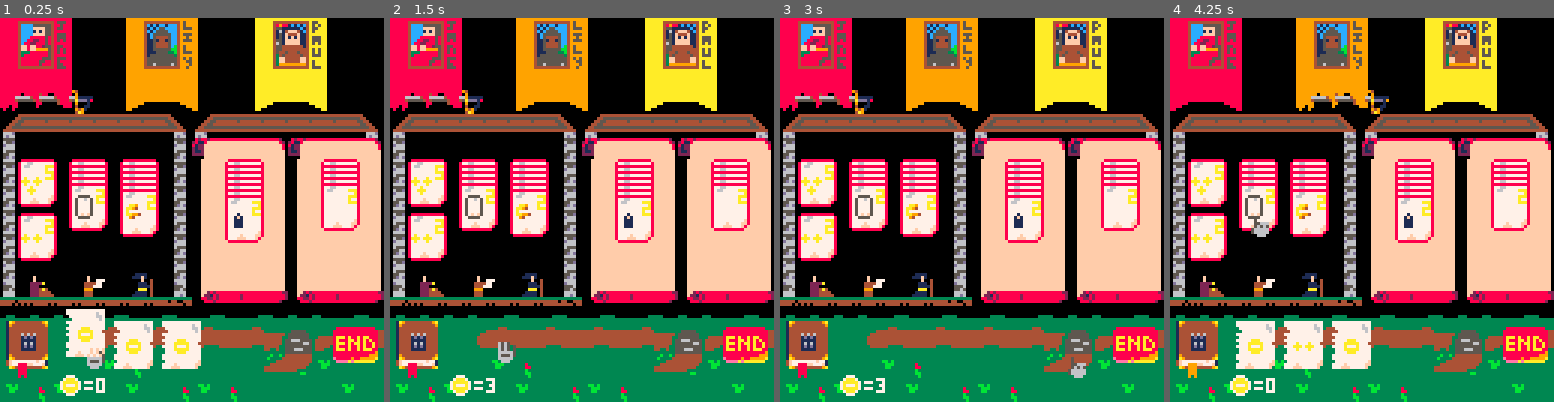
Above: before the commit, frames 1-4 (left to right).
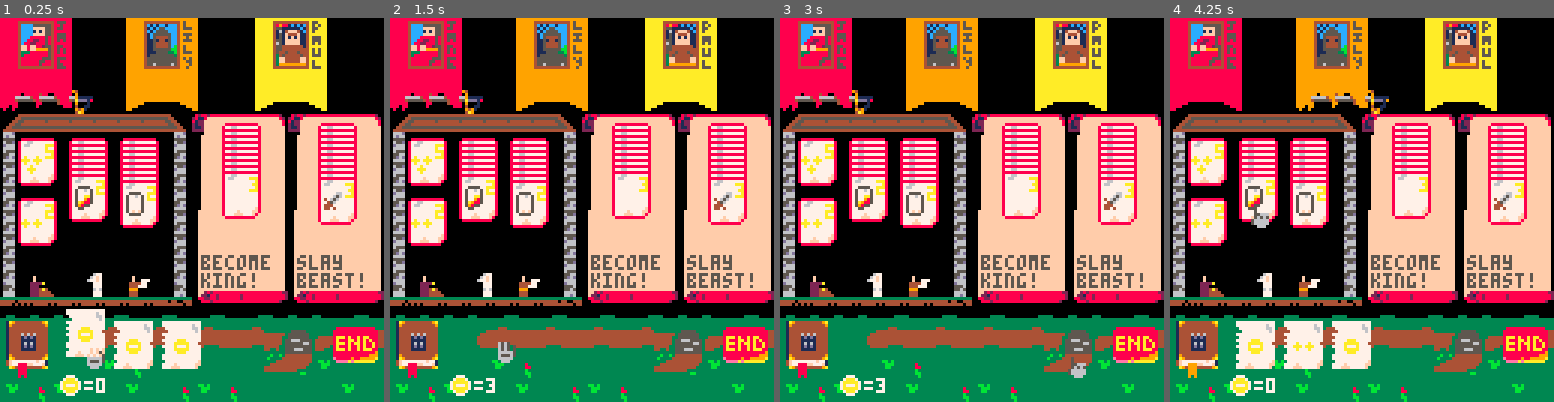
Above: after the commit, the same moments.

Repository: HingeAntoine/MedievalBuilder
Game: PICO-8 cartridge medievalbuilder.p8
Two runs of this game, one before a commit and one after it. Both use one fixed random seed, a clock stepped at 60 frames per second and the inputs below.
Inputs:
- Up to frame 1 (0.25 s): no input
- Up to frame 2 (1.5 s): tap O (Z key) at 0.33, 0.7, 1.43 s; tap X (X key) at 1.07 s
- Up to frame 3 (3 s): hold Left 1.97-2.37 s; tap X (X key) at 2.07, 2.4, 2.73 s; tap O (Z key) at 2.22 s; hold Down 2.42-2.82 s; hold Right from 2.87 s (still down)
- Up to frame 4 (4.25 s): tap X (X key) every 0.33 s from 3.07 to 4.07 s; tap O (Z key) at 3.1, 3.98 s; release Right at 3.53 s; hold Up 3.58-4.08 s; hold Right from 4.13 s (still down)

The runs differ from the first frame. In frame 1, 15% of the frame differs, in the area x 4-100%, y 25-75%; in frame 2, 15%; in frame 3, 15%; in frame 4, 15%.

Commit message:
Added randomize starting jobs
Randomized starting jobs.

Adapted GUI.

Diff:
--- a/medievalbuilder.p8
+++ b/medievalbuilder.p8
@@ -131,69 +131,69 @@
 
 	local dragon={
 	 questspr={61,62},
-	 text="slay the beast!",
+	 text={"slay","beast!"},
  	top_card={
   	card=create_card(60,{{constnill,3}}),
-  	price=6,
+  	price=7,
   	inf=false},
  	med_card={
   	card=create_card(59,{{constnill,2}}),
-  	price=4,
+  	price=5,
   	inf=false},
  	low_card={
   	card=create_card(58,{{constnill,1}}),
-  	price=2,
+  	price=3,
   	inf=false}
 	}
 
  local soldiers={
 	 questspr={},
-	 text="recruit the biggest army!",
+	 text={"recruit","an army"},
  	top_card={
   	card=create_card(12,{{constmeep,3}}),
-  	price=6,
+  	price=7,
   	inf=false},
  	med_card={
   	card=create_card(11,{{constmeep,2}}),
-  	price=4,
+  	price=5,
   	inf=false},
  	low_card={
   	card=create_card(10,{{constmeep,1}}),
-  	price=2,
+  	price=3,
   	inf=false}
 	}
 
  local grail={
 	 questspr={},
-	 text="five grails in one turn!",
+	 text={"four to","win!"},
  	top_card={
   	card=create_card(50,{{constmeep,3}}),
-  	price=6,
+  	price=7,
   	inf=false},
  	med_card={
   	card=create_card(49,{{constmeep,2}}),
-  	price=4,
+  	price=5,
   	inf=false},
  	low_card={
   	card=create_card(48,{{constmeep,1}}),
-  	price=2,
+  	price=3,
   	inf=false}
 	}
 
 	local king={
 	 questspr={},
-	 text="buy the crown!",
+	 text={"become","king!"},
  	top_card={
   	card=create_card(14,{{constnil,1}}),
-  	price=6,
+  	price=7,
   	inf=false},
  	med_card={
   	card=create_card(0,{{constnil,0}}),
-  	price=4,
+  	price=5,
   	inf=false},
  	low_card={
   	card=create_card(0,{{constnil,0}}),
-  	price=2,
+  	price=3,
   	inf=false}
 	}
 
@@ -208,12 +208,7 @@
 	 king}
 end
 
-jobs_drawn={
- job_banker,
- job_librar,
- job_wizard,
- quest_king,
- quest_meep}
+jobs_drawn={}
 
 --********************
 --*  managing cards  *
@@ -312,6 +307,39 @@
   del(tab,element)
  end
  return tab_buff
+end
+
+function select_jobs()
+ jobs_drawn={job_banker}
+ local job_list={
+  job_librar,
+  job_wizard,
+  job_priest
+  --[[job_witch,
+  job_psychi,
+  job_mortic]]}
+ local quest_list={
+  quest_drag,
+  quest_meep,
+  quest_grai,
+  quest_king}
+
+ for i=1,2 do
+  local index=flr(rnd(#job_list)+1)
+  add(jobs_drawn,job_list[index])
+  del(job_list,job_list[index])
+ end
+
+ for i=1,2 do
+  local index=flr(rnd(#quest_list)+1)
+  add(jobs_drawn,quest_list[index])
+  del(quest_list,quest_list[index])
+ end
+
+ create_stash(job_banker,0)
+ for i=2,5 do
+  create_stash(jobs_drawn[i],5+i)
+ end
 end
 
 function play_card(c)
@@ -510,8 +538,8 @@
 --***********************
 
 --screen positions
-xplayfield={5,5,22,39,74,106}
-yplayfield={63,45,45,45,45,45}
+xplayfield={5,5,22,39,73,105}
+yplayfield={58,38,38,38,33,33}
 
 stash={x=50, y=50}
 
@@ -713,6 +741,17 @@
  end
 end
 
+function draw_quests()
+ local xjobs={67,99}
+
+ for i=4,5 do
+  local qtext= jobs[jobs_drawn[i]].text
+  print(qtext[1],xjobs[i-3],79,5)
+  print(qtext[2],xjobs[i-3],85,5)
+  --spr(sprjob,xjobs[i],85)
+ end
+end
+
 function draw_meeples()
  for i=0,meep_center-1 do
   spr(1,stash.x+flr(i%10)*3,stash.y+flr(i/10)*8)
@@ -726,6 +765,7 @@
  --game start
  if game_start then
   create_players(nplayer)
+  select_jobs()
   curr_player=1
   game_start=false
  end
@@ -761,6 +801,7 @@
  --draw_meeples()
  draw_players()
  draw_jobs()
+ draw_quests()
  draw_playfield()
  draw_hand()
  draw_playerinfo()
@@ -777,18 +818,7 @@
 
  init_jobs()
 
- --[[add(p1.deck,create_card(28,{{constcoin,3}}))
- add(p1.deck,create_card(28,{{constcoin,3}}))
- add(p1.deck,create_card(44,{{constdraw,3}}))
- add(p1.deck,create_card(28,{{constcoin,3}}))
- add(p1.deck,create_card(28,{{constcoin,3}}))
- add(p1.deck,create_card(44,{{constdraw,3}}))]]
-
- create_stash(job_banker,0)
- create_stash(job_librar,5)
- create_stash(job_wizard,6)
- create_stash(quest_meep,7)
- create_stash(quest_king,5)
+
 end
 
 
@@ -928,13 +958,13 @@
 0000000000000000000000000000000000000000000000000000000000000000000000000000000000000000000000000000000000000000000000000000000000000000000000000000000000000000000000000000000000000000000000000000000000000000000000000000000000000000000000000000000000000000
 0000000000000000000000000000000000000000000000000000000000000000000000000000000000000000000000000000000000000000000000000000000000000000000000000000000000000000000000000000000000000000000000000000000000000000000000000000000000000000000000000000000000000000
 0000000000000000000000000000000000000000000000000000000000000000000000000000000000000000000000000000000000000000000000000000000000000000000000000000000000000000000000000000000000000000000000000000000000000000000000000000000000000000000000000000000000000000
-5657575757575758565757575757575800000000000000000000000000000000000000000000000000000000000000000000000000000000000000000000000000000000000000000000000000000000000000000000000000000000000000000000000000000000000000000000000000000000000000000000000000000000
-6600000000000068535454555354545500000000000000000000000000000000000000000000000000000000000000000000000000000000000000000000000000000000000000000000000000000000000000000000000000000000000000000000000000000000000000000000000000000000000000000000000000000000
+5657575757575758535454555354545500000000000000000000000000000000000000000000000000000000000000000000000000000000000000000000000000000000000000000000000000000000000000000000000000000000000000000000000000000000000000000000000000000000000000000000000000000000
 6600000000000068636464656364646500000000000000000000000000000000000000000000000000000000000000000000000000000000000000000000000000000000000000000000000000000000000000000000000000000000000000000000000000000000000000000000000000000000000000000000000000000000
 6600000000000068636464656364646500000000000000000000000000000000000000000000000000000000000000000000000000000000000000000000000000000000000000000000000000000000000000000000000000000000000000000000000000000000000000000000000000000000000000000000000000000000
 6600000000000068636464656364646500000000000000000000000000000000000000000000000000000000000000000000000000000000000000000000000000000000000000000000000000000000000000000000000000000000000000000000000000000000000000000000000000000000000000000000000000000000
-6600000000000068636464656364646500000000000000000000000000000000000000000000000000000000000000000000000000000000000000000000000000000000000000000000000000000000000000000000000000000000000000000000000000000000000000000000000000000000000000000000000000000000
-6600000000000068636464656364646500000000000000000000000000000000000000000000000000000000000000000000000000000000000000000000000000000000000000000000000000000000000000000000000000000000000000000000000000000000000000000000000000000000000000000000000000000000
+6600000000000068626464656264646500000000000000000000000000000000000000000000000000000000000000000000000000000000000000000000000000000000000000000000000000000000000000000000000000000000000000000000000000000000000000000000000000000000000000000000000000000000
+6600000000000068626464656264646500000000000000000000000000000000000000000000000000000000000000000000000000000000000000000000000000000000000000000000000000000000000000000000000000000000000000000000000000000000000000000000000000000000000000000000000000000000
+6600000000000068626464656264646500000000000000000000000000000000000000000000000000000000000000000000000000000000000000000000000000000000000000000000000000000000000000000000000000000000000000000000000000000000000000000000000000000000000000000000000000000000
 7677777777777778737474757374747500000000000000000000000000000000000000000000000000000000000000000000000000000000000000000000000000000000000000000000000000000000000000000000000000000000000000000000000000000000000000000000000000000000000000000000000000000000
 696969696a6b6a6b6a6b6a6b6b6b6a6b00000000000000000000000000000000000000000000000000000000000000000000000000000000000000000000000000000000000000000000000000000000000000000000000000000000000000000000000000000000000000000000000000000000000000000000000000000000
 7d7d7d797a7b7a7b7a7b7a5c5d5e7a7b00000000000000000000000000000000000000000000000000000000000000000000000000000000000000000000000000000000000000000000000000000000000000000000000000000000000000000000000000000000000000000000000000000000000000000000000000000000
Not shown, changed: 17 lines of the sprite sheet (__gfx__) section of medievalbuilder.p8
